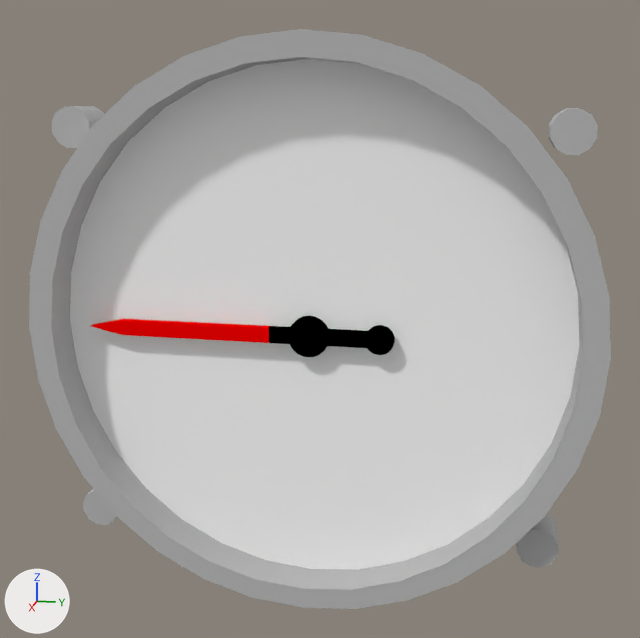
The Blender file dev/vsi_pa18.blend, before and after one commit.
Before and after are seen from a 50 mm lens placed at (-0.1004, -0.1891, -0.4195), pointed at (-0.1789, -0.2048, -0.4391). Lighting does not change. The marker at lower left points along +X, +Y and +Z.

In view in the first picture: 'Face', 'PointerCentre', 'PointerTip', 'bezelinside', 'bezeloutside', 'screws'.
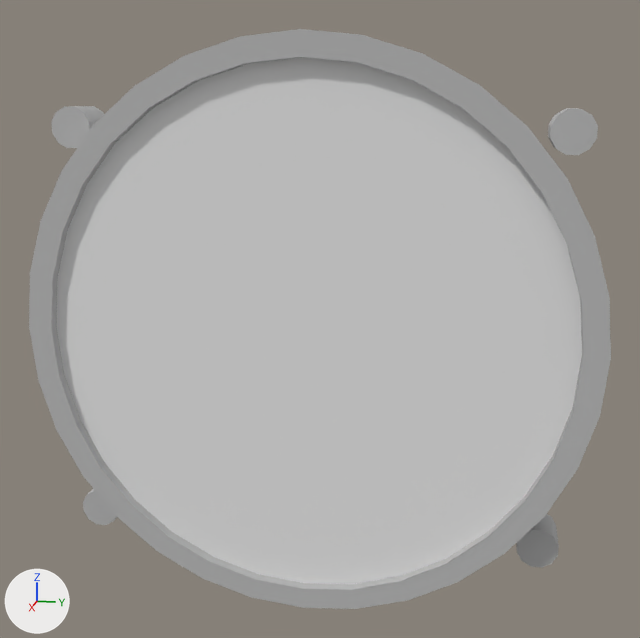
The change, as a diff of the scene's bpy script:
```diff
--- a/dev/vsi_pa18.blend.py
+++ b/dev/vsi_pa18.blend.py
@@ ob_glass @@
 ob_glass.show_transparent = True
-ob_glass.hide_viewport = True
```

What differs and where, as boxes [x1, y1, x2, y2] in the pictures (640 x 638 px):
'glass', shown: after [57, 57, 582, 584]
'Face', unchanged, covered by the edit: before [70, 59, 579, 570]
'bezelinside', unchanged, covered by the edit: [51, 57, 583, 590] in both
'PointerCentre', unchanged, covered by the edit: before [269, 316, 395, 357]
'PointerTip', unchanged, covered by the edit: before [91, 319, 270, 343]
